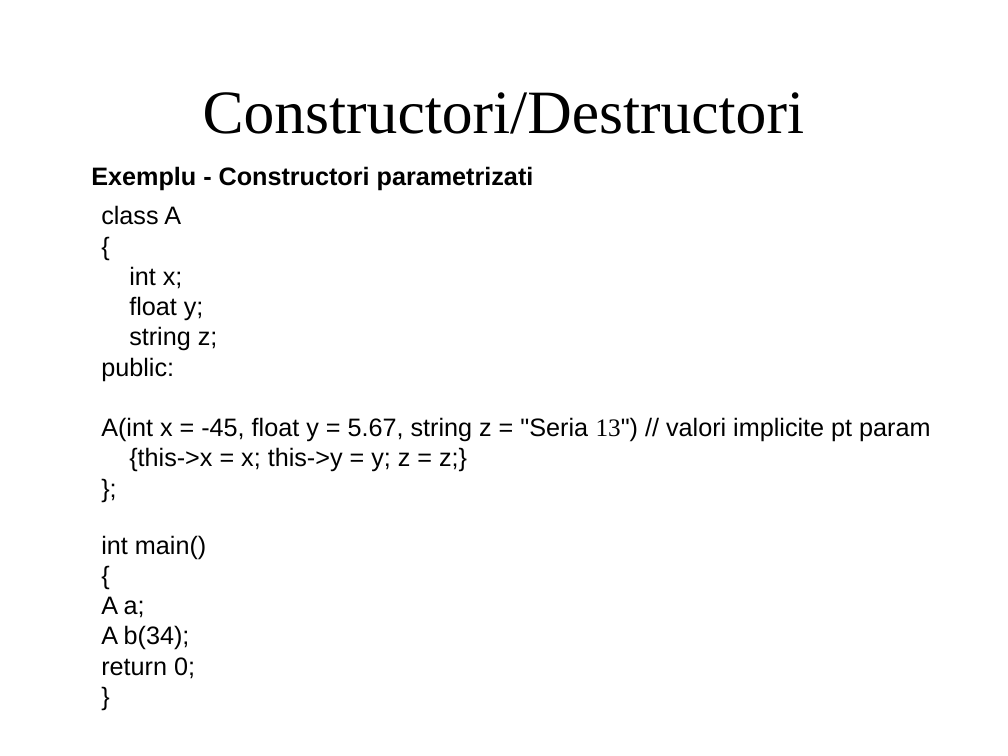
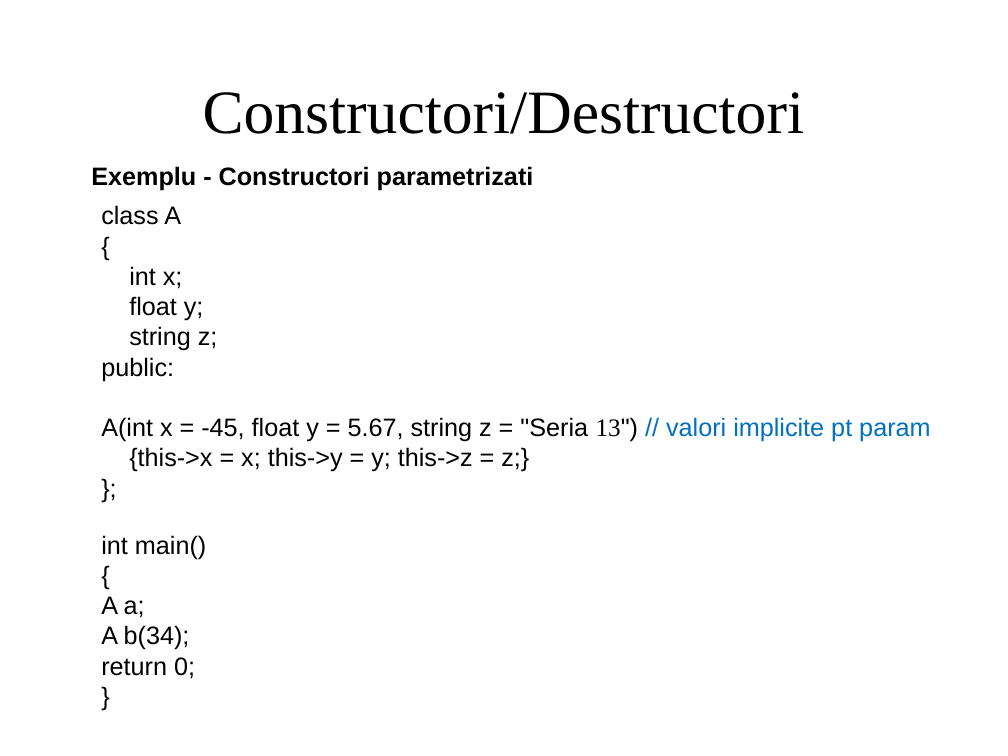
Before and after one commit to GabreanuR/University-Work, a slide deck: slide 27 of Year1/Semester2/Object-Oriented Programming/My_Work/Courses/curs3_POO_2024-2025.pptx. Drawn at 1008x756 pixels with LibreOffice and Linux fonts; fonts in the diff are those of the drawing. Boxes give left, top, right and bottom in pixels: in the first picture for what was removed or moved away, otherwise in the second. Text is boxed around its words. In the diff, an @@ line names an element or a change of style, - is before the commit and + after.

```diff
--- a/Year1/Semester2/Object-Oriented Programming/My_Work/Courses/curs3_POO_2024-2025.pptx
+++ b/Year1/Semester2/Object-Oriented Programming/My_Work/Courses/curs3_POO_2024-2025.pptx
@@ text at (101, 417, 930, 442): text colour #000000 to #0070C0 in "// valori implicite pt param" @@
@@ text at (129, 447, 529, 472): text changed @@
-{this->x = x; this->y = y; z = z;}
+{this->x = x; this->y = y; this->z = z;}
```
Also in this commit, not shown: 2 other slides changed, 12 other files.
